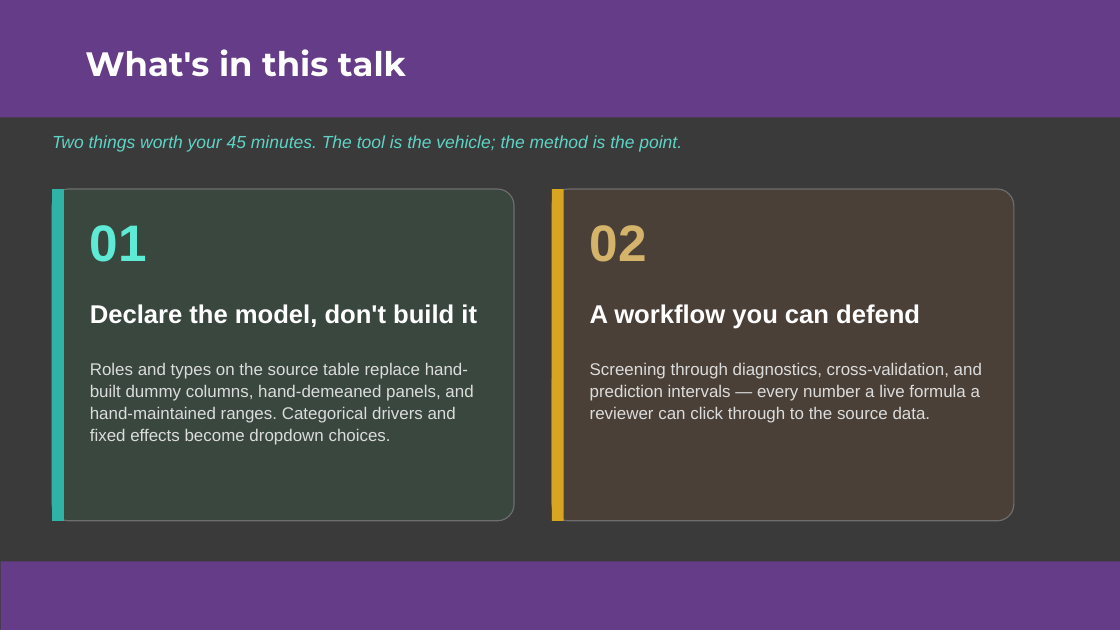
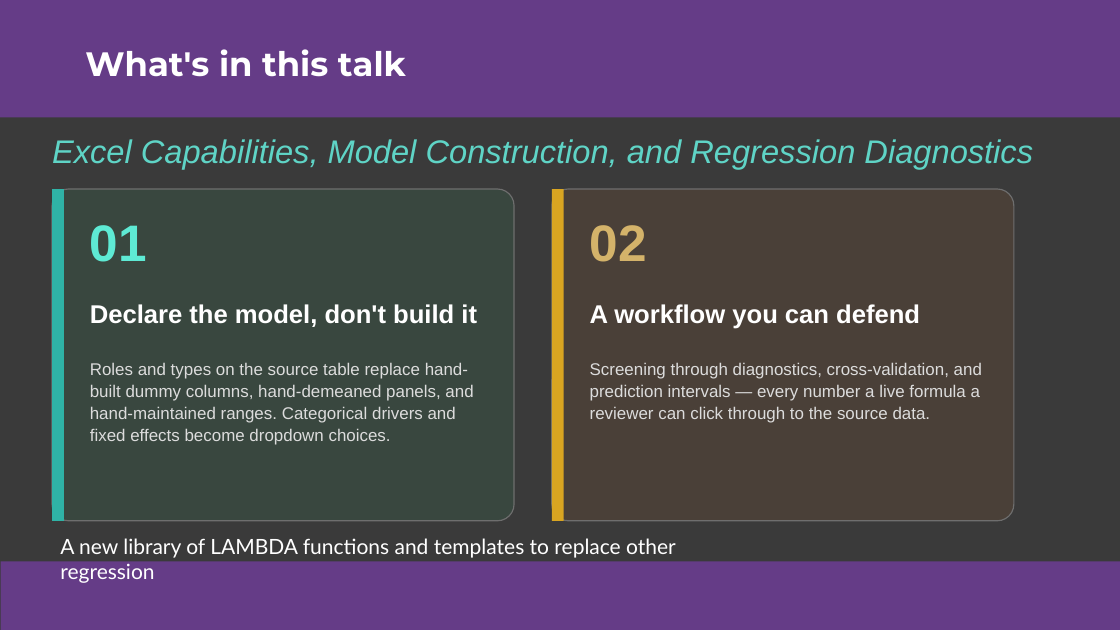
Before and after one commit to colodnerdata/Statistical_Analysis_Lambda_Catalog, a slide deck: slide 7 of Presentations/Excel is Turing Complete CECOP Colodner.pptx (slide 3 before the commit). Drawn at 1120x630 pixels with LibreOffice and Linux fonts; fonts in the diff are those of the drawing. Boxes give left, top, right and bottom in pixels: in the first picture for what was removed or moved away, otherwise in the second. Text is boxed around its words. In the diff, an @@ line names an element or a change of style, - is before the commit and + after.

```diff
--- a/Presentations/Excel is Turing Complete CECOP Colodner.pptx
+++ b/Presentations/Excel is Turing Complete CECOP Colodner.pptx
@@ text at [52,139,1033,169]: text changed; size 15 to 28 pt @@
-Two things worth your 45 minutes. The tool is the vehicle; the method is the point.
+Excel Capabilities, Model Construction, and Regression Diagnostics
@@ text added at [60,538,676,558], 18 pt, text #FFFFFF @@
+A new library of LAMBDA functions and templates to replace other regression
```
Also in this commit, not shown: 23 other slides changed, 5 slides added, 3 other files.
